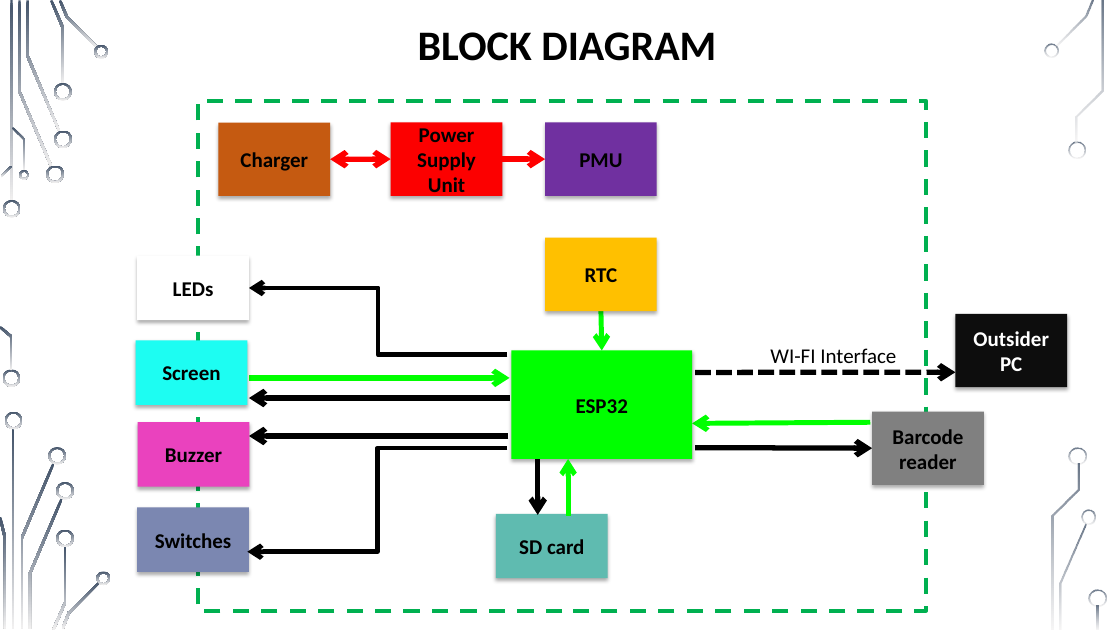
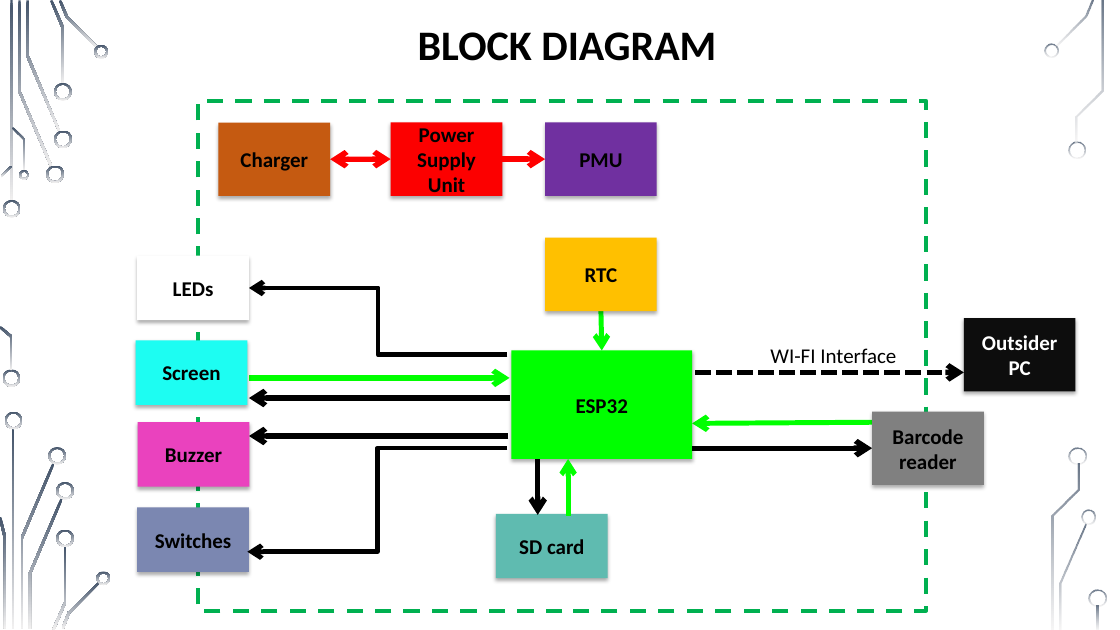
Before and after one commit to muhammad0bi/Technion_044167_E.E._project_A_IOT-Barcode_cheker, a slide deck: slide 7 of Presntations/Midterm presentation IOT Barcode checker 7681.pptx. Drawn at 1120x630 pixels with LibreOffice and Linux fonts; fonts in the diff are those of the drawing; background and template pictures are left out. Boxes give left, top, right and bottom in pixels: in the first picture for what was removed or moved away, otherwise in the second. Text is boxed around its words. In the diff, an @@ line names an element or a change of style, - is before the commit and + after.

```diff
--- a/Presntations/Midterm presentation IOT Barcode checker 7681.pptx
+++ b/Presntations/Midterm presentation IOT Barcode checker 7681.pptx
@@ rectangle "Outsider PC": place and size @@
-rectangle "Outsider PC" at box(955, 314, 1067, 387)
+rectangle "Outsider PC" at box(964, 318, 1075, 392)
@@ arrow moved from (696, 372) - (955, 372) to (696, 372) - (964, 372) @@
@@ arrow moved from (696, 448) - (872, 449) to (692, 449) - (872, 449) @@
```
Also in this commit, not shown: 3 other slides changed.
